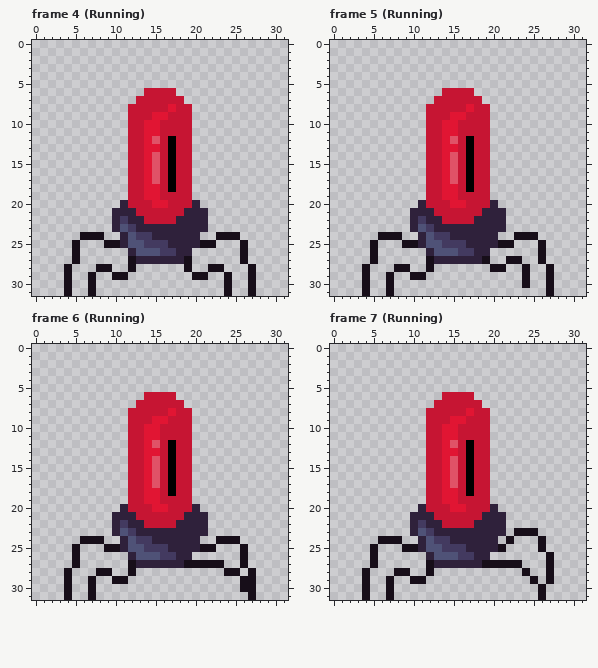
Pixel-art file, stored at Sprites/Projects/SpiderBot.aseprite. The picture above is the old version.
32x32 pixels, 14 frames. Pixels under 10% opacity are left out. Shown: frame 4 (Running), frame 5 (Running), frame 6 (Running), frame 7 (Running). The commit also changed other frames, which this record leaves out.
New version:
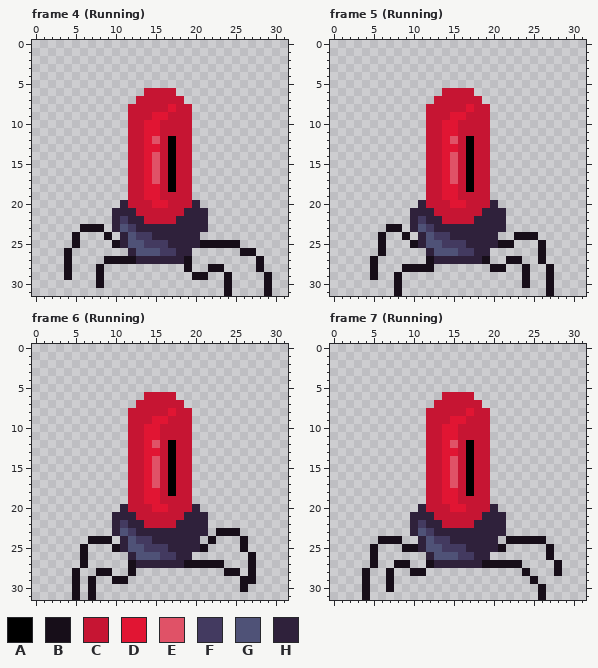
Palette (. is transparent): A #000000  B #170e19  C #c61533  D #e11533  E #e05267  F #433a60  G #4f5277  H #2f213b
Author's note on the commit: SpiderBot Running bien plus propre
Diff:
Changed rows in their new state; - is an unchanged pixel.
Frame 4 (Running), layers "ExtLegRight", "IntLegLeft", "ExtLegLeft":
first column x 4:
23 --BBB---------------------
24 -B...B-------------...----
25 -----.-------------BBB.---
26 B.---------------------B--
27 B.---BBB--------------.-B-
28 -----.--.--------------.B-
29 ---.B-..---------------.-B
30 .--.B------------------.-B
31 .--.-------------------.-B
Frame 5 (Running), layers "IntLegLeft", "ExtLegLeft":
first column x 4:
23 ---BB---
24 ---..B--
25 -.B--.--
26 -.B-----
28 .B--.-BB
29 .B-.B-..
30 .--.B---
31 .--.B---
Frame 6 (Running), layers "ExtLegRight", "ExtLegLeft":
first column x 4:
23 -------------------BBB--
24 --.--B------------B...B-
25 -.B--.------------.-----
26 -.B-------------------.B
27 -.B-------------------.B
28 .B----------------------
29 .B----------------------
30 .B---------------------.
31 .B---------------------.
Frame 7 (Running), layers "ExtLegRight", "IntLegLeft":
first column x 7:
23 ----------------...---
24 ----------------BBB---
25 -------------------.B-
27 -BB-----------------.B
28 B..BB.--------------.B
29 ---..---------------.-
31 .---------------------
Changed places in both pictures, as pixel boxes (x1, y1, x2, y2):
changed: (64, 224, 136, 296)
changed: (216, 232, 272, 296)
changed: (362, 224, 426, 296)
changed: (208, 528, 256, 600)
changed: (64, 536, 112, 600)
changed: (514, 528, 562, 584)
changed: (386, 560, 434, 600)
